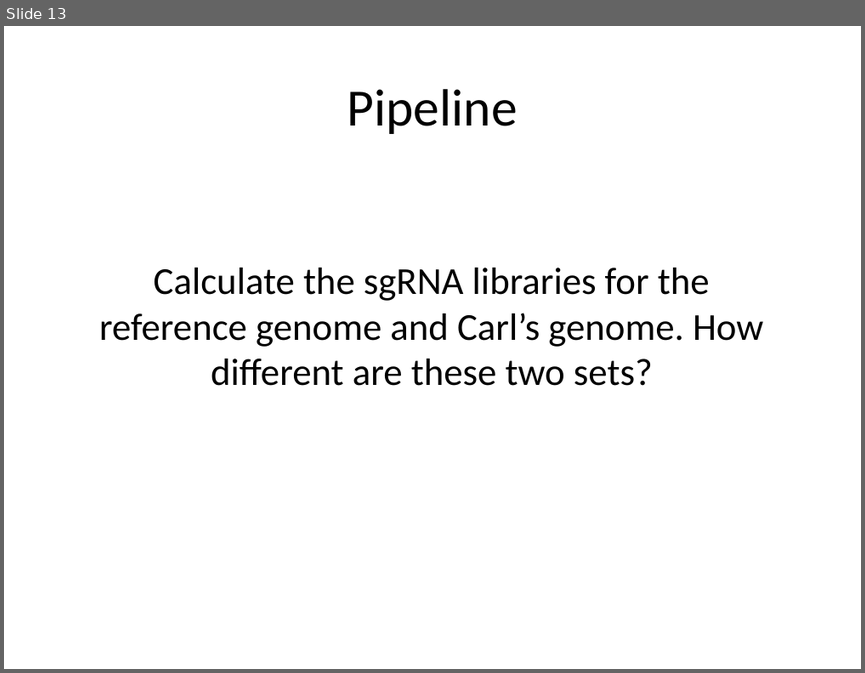
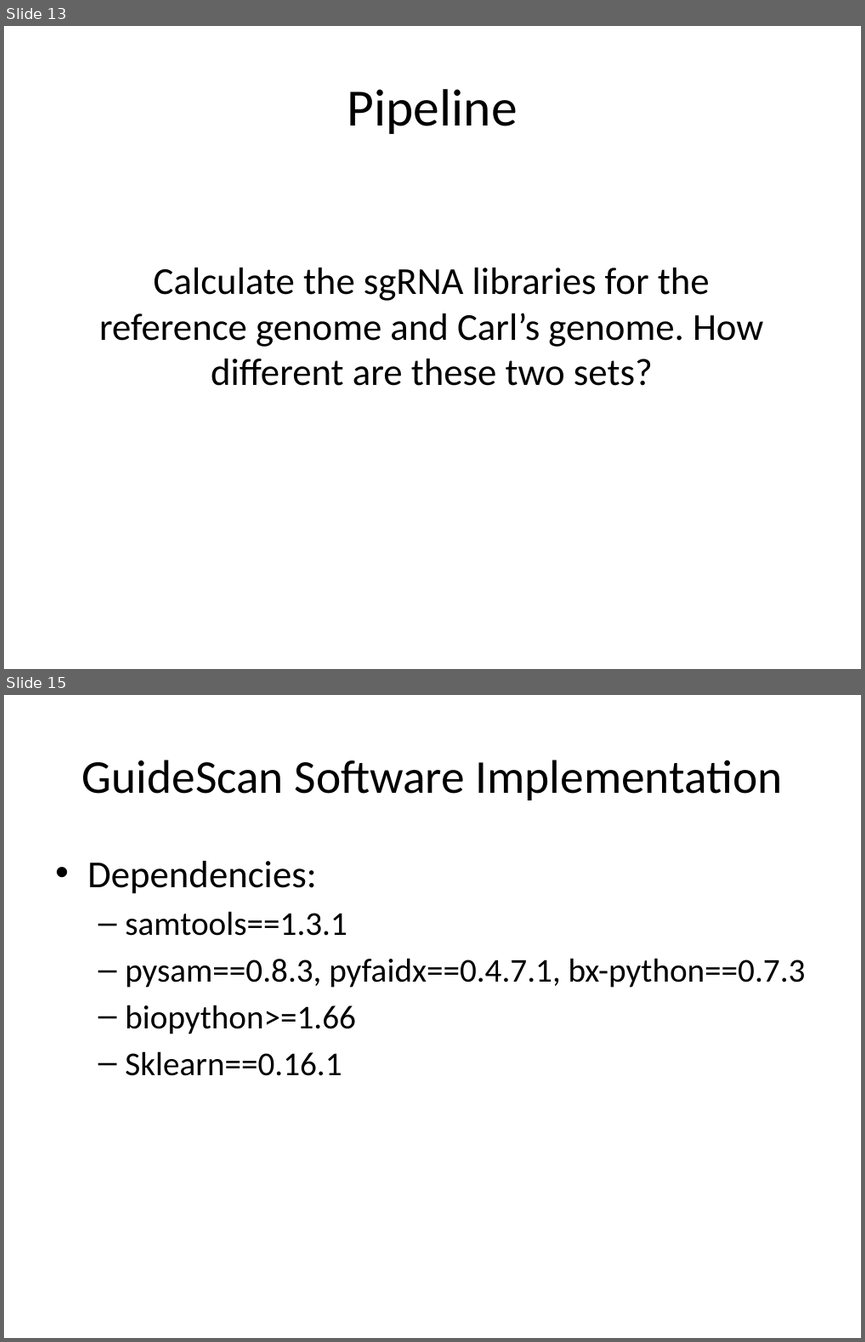
Before and after one commit to CBB752Spring2017/final-project-2-2-team2-team-2-2-2, a slide deck: Presentation - 2.2.pptx. Shown one above the other, each under a label of ours: slide 13 before the commit, slides 13 and 15 after it; the slides between them are not shown. The pictures are 865x673 and 865x1342 pixels, drawn with LibreOffice and Linux fonts; fonts in the diff are those of the drawing. Boxes give left, top, right and bottom in pixels: in the first picture for what was removed or moved away, otherwise in the second. Text is boxed around its words. In the diff, an @@ line names an element or a change of style, - is before the commit and + after.

```diff
--- a/Presentation - 2.2.pptx
+++ b/Presentation - 2.2.pptx
@@ slide 15 added at [4, 695, 861, 1338], background #FFFFFF @@
@@ title added at [82, 760, 783, 800], 39.6 pt, text #000000 @@
+GuideScan Software Implementation
@@ text added at [87, 861, 806, 1076], 28 pt, text #000000 @@
+• Dependencies:
+  – samtools==1.3.1
+  – pysam==0.8.3, pyfaidx==0.4.7.1, bx-python==0.7.3
+  – biopython>=1.66
+  – Sklearn==0.16.1
```
Also in this commit, not shown: 7 other slides added.
